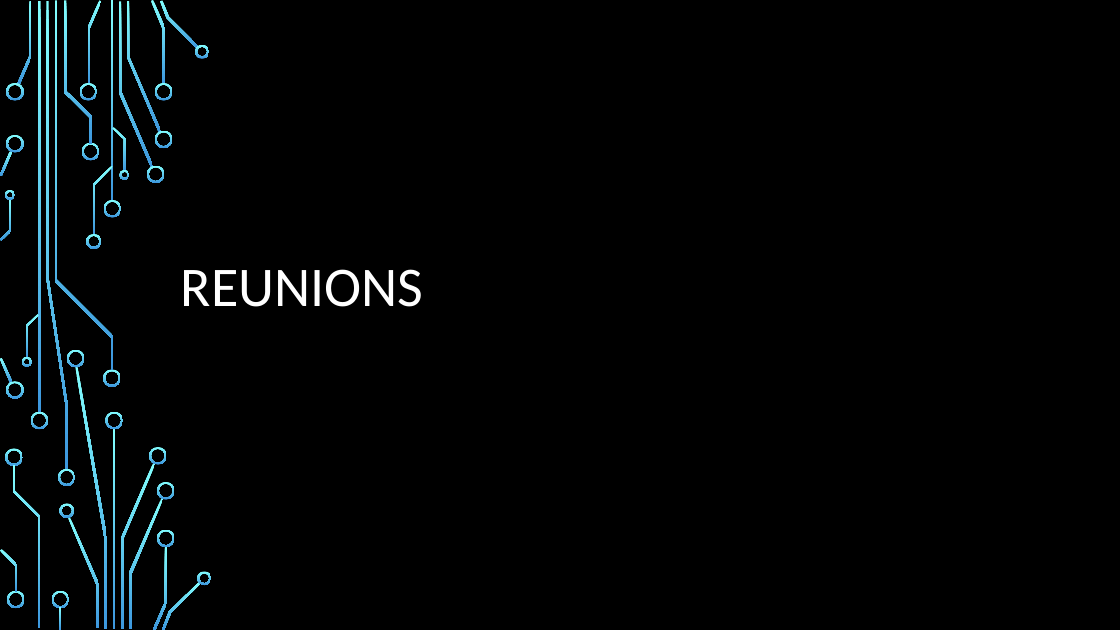
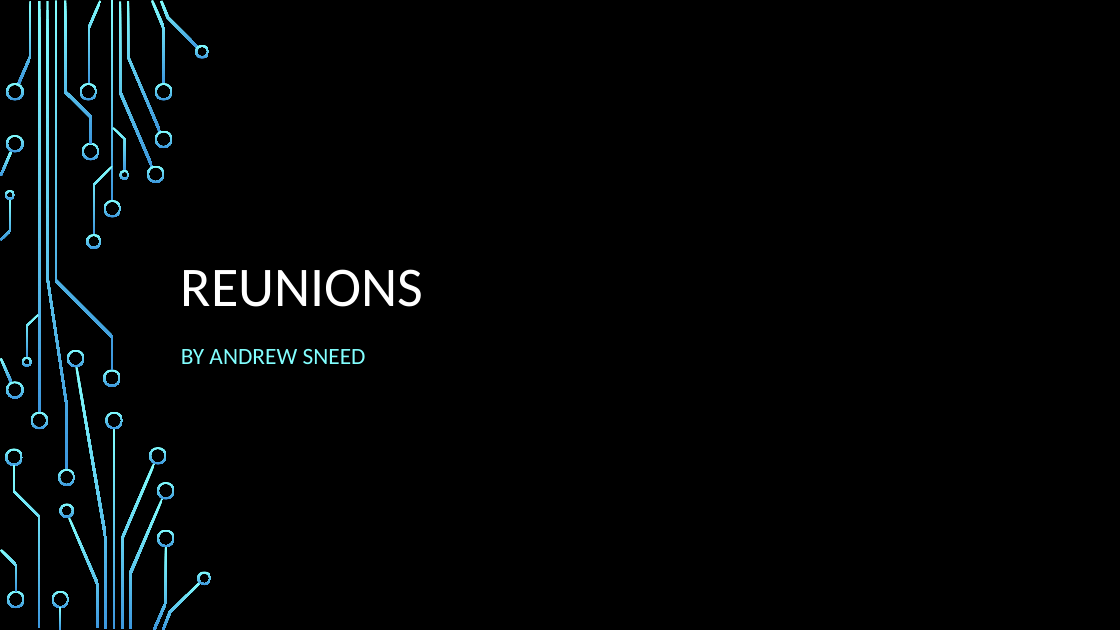
Before and after one commit to shitwolfymakes/CS-3773-Software-Engineering, a slide deck: slide 1 of Reunions App.pptx. Drawn at 1120x630 pixels with LibreOffice and Linux fonts; fonts in the diff are those of the drawing; background and template pictures are left out. Boxes give left, top, right and bottom in pixels: in the first picture for what was removed or moved away, otherwise in the second. Text is boxed around its words. In the diff, an @@ line names an element or a change of style, - is before the commit and + after.

```diff
--- a/Reunions App.pptx
+++ b/Reunions App.pptx
@@ subtitle added at [181, 349, 366, 364], 20 pt, text #82FFFF @@
+BY ANDREW SNEED
```
Also in this commit, not shown: 4 other slides changed, 12 slides added.
